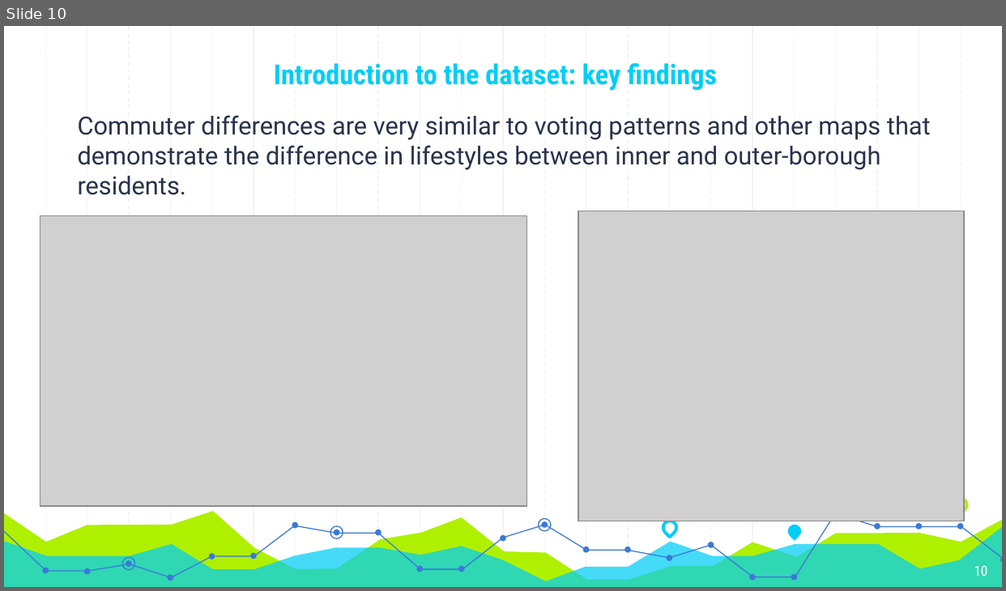
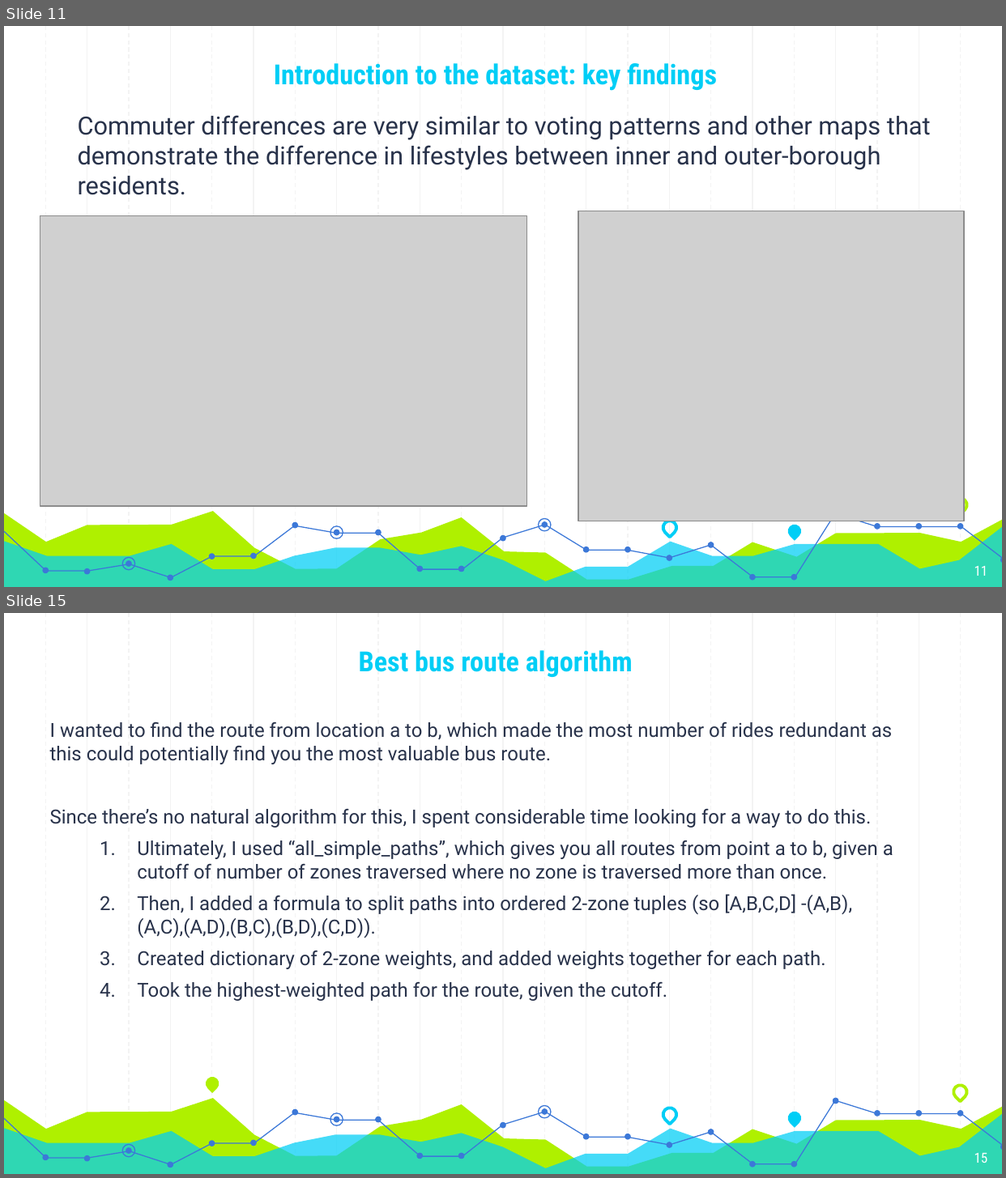
Before and after one commit to evanspiller0202/CapstoneMTAbestroute, a slide deck: reports/Capstone_summary.pptx. Shown one above the other, each under a label of ours: slide 10 before the commit, slides 11 and 15 after it; the slides between them are not shown. The pictures are 1006x591 and 1006x1178 pixels, drawn with LibreOffice and Linux fonts; fonts in the diff are those of the drawing; grey boxes stand for pictures. Boxes give left, top, right and bottom in pixels: in the first picture for what was removed or moved away, otherwise in the second. Text is boxed around its words. In the diff, an @@ line names an element or a change of style, - is before the commit and + after.

```diff
--- a/reports/Capstone_summary.pptx
+++ b/reports/Capstone_summary.pptx
@@ slide 15 added at box(4, 613, 1002, 1174), background #FFFFFF; not listed: 58 template elements that a slide beside it also shows @@
@@ text added at box(359, 650, 633, 677), 20 pt, text #00CEF6, bold @@
+Best bus route algorithm
@@ text added at box(50, 722, 893, 1001), 14 pt, text #28324A @@
+I wanted to find the route from location a to b, which made the most number of rides redundant as this could potentially find you the most valuable bus route.
+Since there’s no natural algorithm for this, I spent considerable time looking for a way to do this.
+  1. Ultimately, I used “all_simple_paths”, which gives you all routes from point a to b, given a cutoff of number of zones traversed where no zone is traversed more than once.
+  2. Then, I added a formula to split paths into ordered 2-zone tuples (so [A,B,C,D] -(A,B),(A,C),(A,D),(B,C),(B,D),(C,D)).
+  3. Created dictionary of 2-zone weights, and added weights together for each path.
+  4. Took the highest-weighted path for the route, given the cutoff.
@@ ellipse added at box(833, 1098, 838, 1104), fill #3C78D8 @@
@@ page number added at box(974, 1153, 988, 1163), 10 pt, text #FFFFFF @@
+15
@@ what was slide 10 is now slide 11 @@
@@ page number at box(974, 566, 988, 576): text changed @@
-10
+11
```
Also in this commit, not shown: 1 slide changed, 6 other slides added, 16 other files.
